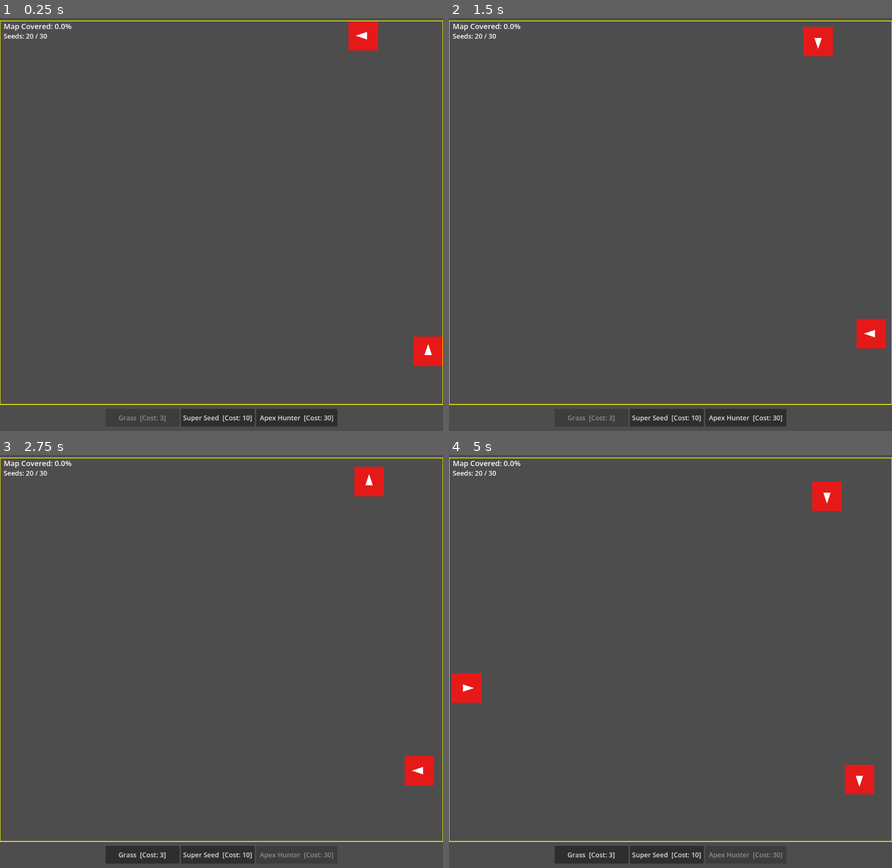
Above: before the commit, frames 1-4 (two rows, left to right).
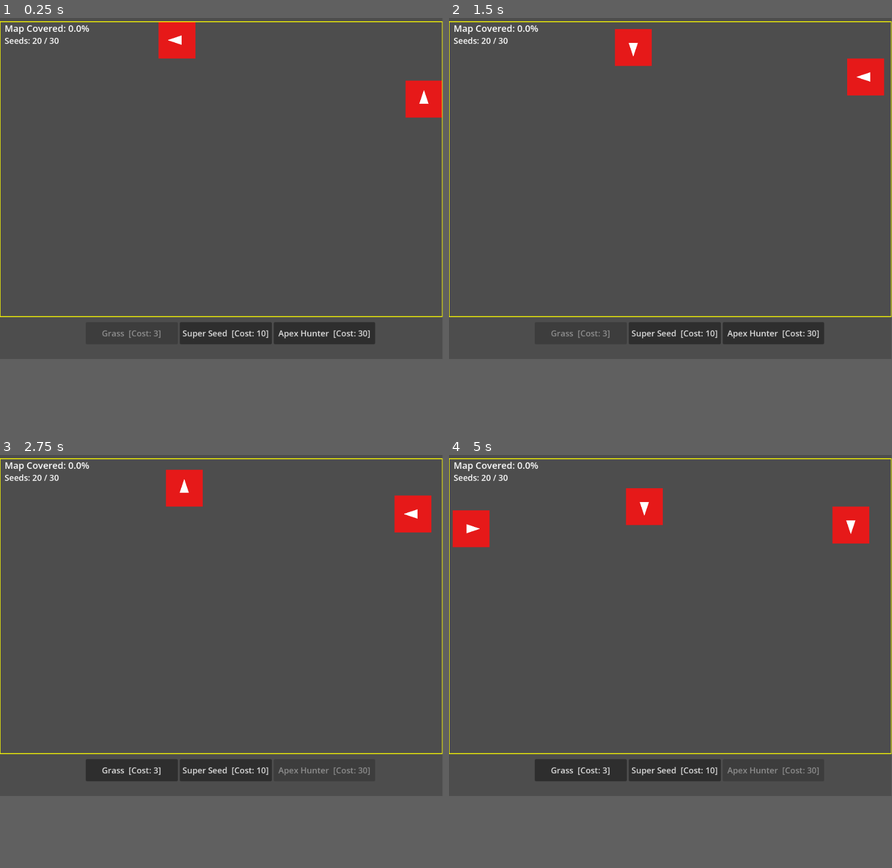
Above: after the commit, the same moments.

Repository: mamo1016/ecosystem-game
Game: Godot game, scene res://world.tscn
Same seed, same stepped clock (60 frames per second), same inputs: the game is played once before the commit and once after it.
Inputs:
- Up to frame 1 (0.25 s): no input
- Up to frame 2 (1.5 s): click "Super Seed [Cost: 10]" at 0.5 s; click "Grass [Cost: 3]" at 1.25 s
- Up to frame 3 (2.75 s): click "Apex Hunter [Cost: 30]" at 2 s
- Up to frame 4 (5 s): click "Grass [Cost: 3]" at 2.75 s; click "Super Seed [Cost: 10]" at 3.5 s; click "Apex Hunter [Cost: 30]" at 4.25 s
The window is 800x746 before the commit and 799x616 after it. Grey fills any space a smaller window leaves; there, only what the larger window draws over its background counts as a difference.

The runs differ from the first frame. In frame 1, 8.0% of the frame differs, in the area x 0-100%, y 0-99%; in frame 2, 8.0%; in frame 3, 8.0%; in frame 4, 9.2%.

Commit message:
Resize map down from 150x130 to 120x80 to fit on smaller screens

Diff:
--- a/project.godot
+++ b/project.godot
@@ -17,8 +17,8 @@
 
 [display]
 
-window/size/viewport_width=1200
-window/size/viewport_height=1120
+window/size/viewport_width=960
+window/size/viewport_height=740
 
 [physics]
 
--- a/world.gd
+++ b/world.gd
@@ -21,8 +21,8 @@
 const COLOR_MATURE   = Color(0.04, 0.50, 0.12)
 
 # --- MAP ---
-const MAP_WIDTH  = 150
-const MAP_HEIGHT = 130
+const MAP_WIDTH  = 120
+const MAP_HEIGHT = 80
 const TILE_SIZE  = 8
 const ANIMAL_SIZE= 10
 const MAP_OFFSET = Vector2(0, 8)
@@ -72,10 +72,10 @@
 	if canvas != null:
 		var hbox = canvas.get_node_or_null("HBoxContainer")
 		if hbox != null:
-			hbox.position = Vector2(250, 1060)
+			hbox.position = Vector2(150, 660)
 		var btn = canvas.get_node_or_null("RestartButton")
 		if btn != null:
-			btn.position = Vector2(450, 500)
+			btn.position = Vector2(350, 300)
 	_init_grid()
 	update_button_visuals()
 	update_ui()
